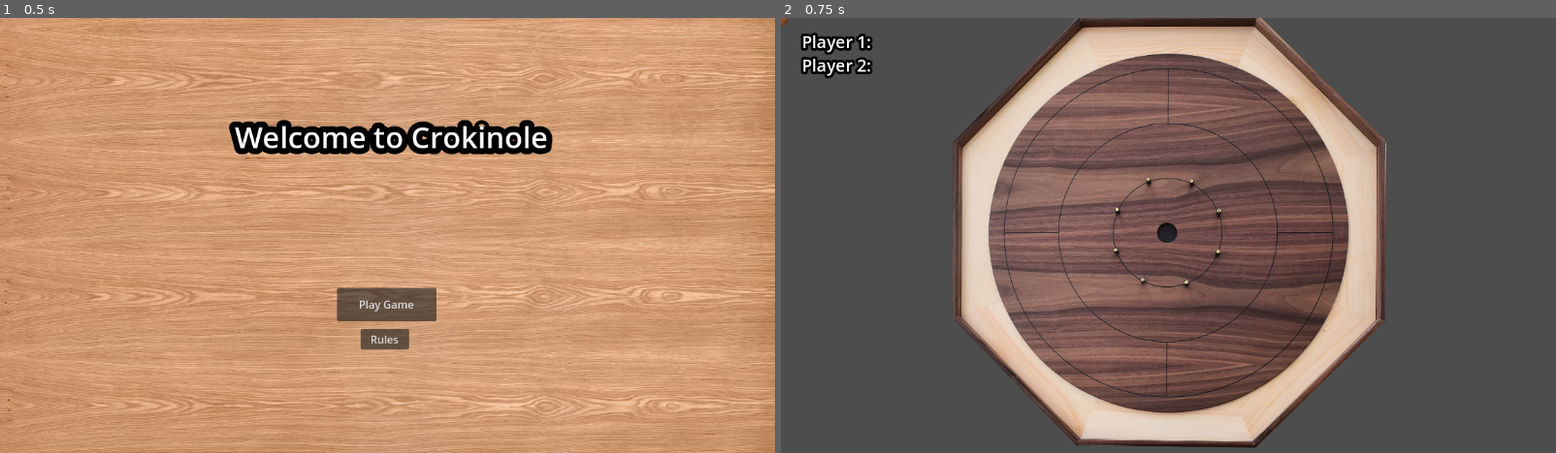
Above: before the commit, frames 1-2 (left to right).
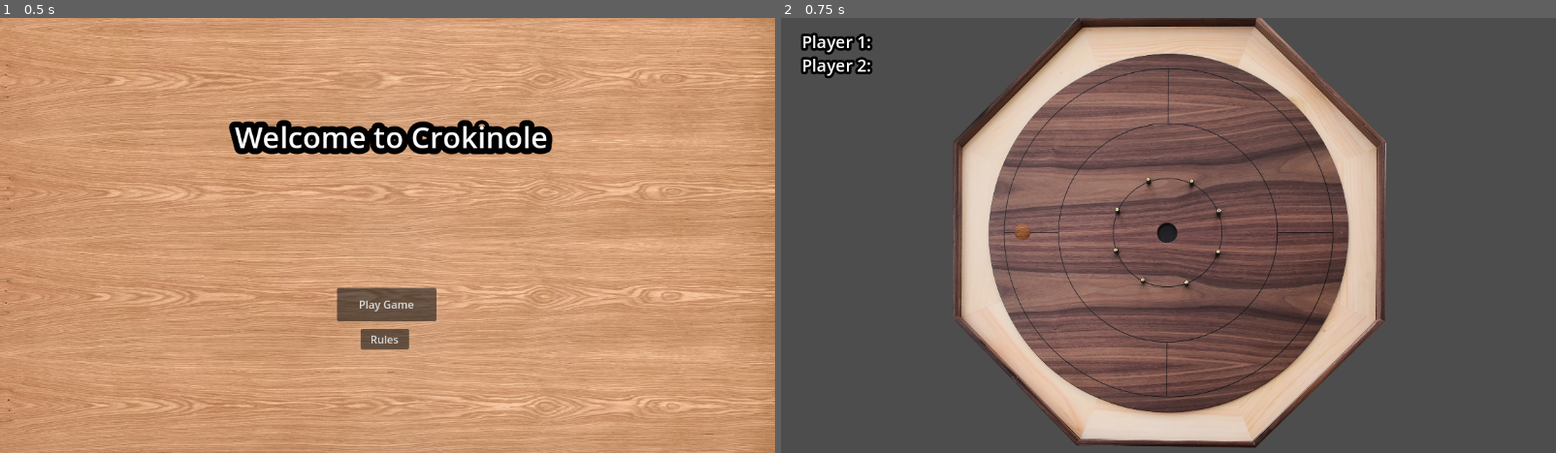
Above: after the commit, the same moments.

Repository: WadeCanavan/Crokinole
Game: Godot game, scene res://Scenes/Title.tscn
Same seed, same stepped clock (60 frames per second), same inputs: the game is played once before the commit and once after it.
Inputs:
- Up to frame 1 (0.5 s): no input
- Up to frame 2 (0.75 s): click "Play Game" at 0.5 s

Frame 1 is identical in both runs. In frame 2, less than 0.1% of the frame differs, in the area x 0-33%, y 0-52%.

Commit message:
bounds (may not work)

Diff:
--- a/Scenes/main.gd
+++ b/Scenes/main.gd
@@ -15,3 +15,9 @@
 	if (blackShotCount && whiteShotCount) == 12:
 		$Score.set_text = ("  Player 1: " + Global.woodPoints + "\n  Player 2: " + Global.blackPoints)
 	pass
+
+# Checks if disc is on board still
+func _boardCheck():
+	if !$disc.is_in_node($board):
+		queue_free()
+	pass
--- a/Scenes/main.tscn
+++ b/Scenes/main.tscn
@@ -8,6 +8,38 @@
 [sub_resource type="CircleShape2D" id="CircleShape2D_crb3j"]
 radius = 270.007
 
+[sub_resource type="SegmentShape2D" id="SegmentShape2D_7f78b"]
+a = Vector2(139, -130)
+b = Vector2(-46, 55)
+
+[sub_resource type="SegmentShape2D" id="SegmentShape2D_lh1mt"]
+a = Vector2(206, -11)
+b = Vector2(205, 244)
+
+[sub_resource type="SegmentShape2D" id="SegmentShape2D_i1co6"]
+a = Vector2(-11, -65)
+b = Vector2(168, 119)
+
+[sub_resource type="SegmentShape2D" id="SegmentShape2D_t5ryo"]
+a = Vector2(642, 430)
+b = Vector2(380, 426)
+
+[sub_resource type="SegmentShape2D" id="SegmentShape2D_lwdfa"]
+a = Vector2(639, 429)
+b = Vector2(826, 247)
+
+[sub_resource type="SegmentShape2D" id="SegmentShape2D_kbdtv"]
+a = Vector2(825, -15)
+b = Vector2(824, 252)
+
+[sub_resource type="SegmentShape2D" id="SegmentShape2D_ctrfe"]
+a = Vector2(827, -7)
+b = Vector2(641, -192)
+
+[sub_resource type="SegmentShape2D" id="SegmentShape2D_yxm4i"]
+a = Vector2(643, -191)
+b = Vector2(384, -190)
+
 [sub_resource type="CircleShape2D" id="CircleShape2D_4536c"]
 radius = 14.1421
 
@@ -27,6 +59,7 @@
 script = ExtResource("1_0gtyu")
 
 [node name="board" type="StaticBody2D" parent="."]
+collision_layer = 2
 
 [node name="CollisionShape2D" type="CollisionShape2D" parent="board"]
 visible = false
@@ -38,6 +71,35 @@
 scale = Vector2(0.337744, 0.344079)
 texture = ExtResource("1_cmi87")
 
+[node name="Wall" type="StaticBody2D" parent="board"]
+position = Vector2(62, 202)
+
+[node name="CollisionShape2D" type="CollisionShape2D" parent="board/Wall"]
+position = Vector2(252, -64)
+shape = SubResource("SegmentShape2D_7f78b")
+
+[node name="CollisionShape2D2" type="CollisionShape2D" parent="board/Wall"]
+shape = SubResource("SegmentShape2D_lh1mt")
+
+[node name="CollisionShape2D3" type="CollisionShape2D" parent="board/Wall"]
+position = Vector2(215, 308)
+shape = SubResource("SegmentShape2D_i1co6")
+
+[node name="CollisionShape2D4" type="CollisionShape2D" parent="board/Wall"]
+shape = SubResource("SegmentShape2D_t5ryo")
+
+[node name="CollisionShape2D5" type="CollisionShape2D" parent="board/Wall"]
+shape = SubResource("SegmentShape2D_lwdfa")
+
+[node name="CollisionShape2D6" type="CollisionShape2D" parent="board/Wall"]
+shape = SubResource("SegmentShape2D_kbdtv")
+
+[node name="CollisionShape2D7" type="CollisionShape2D" parent="board/Wall"]
+shape = SubResource("SegmentShape2D_ctrfe")
+
+[node name="CollisionShape2D8" type="CollisionShape2D" parent="board/Wall"]
+shape = SubResource("SegmentShape2D_yxm4i")
+
 [node name="Score Nodes" type="Node" parent="."]
 script = ExtResource("2_1mk02")
 
@@ -82,12 +144,14 @@
 [node name="Peggage" type="Node" parent="."]
 
 [node name="Peg 1" type="StaticBody2D" parent="Peggage"]
+visible = false
 position = Vector2(500, 287)
 
 [node name="CollisionShape2D" type="CollisionShape2D" parent="Peggage/Peg 1"]
 shape = SubResource("CircleShape2D_f24vr")
 
 [node name="Peg 2" type="StaticBody2D" parent="Peggage"]
+visible = false
 position = Vector2(499, 346)
 
 [node name="CollisionShape2D" type="CollisionShape2D" parent="Peggage/Peg 2"]
@@ -95,6 +159,7 @@
 shape = SubResource("CircleShape2D_f24vr")
 
 [node name="Peg 3" type="StaticBody2D" parent="Peggage"]
+visible = false
 position = Vector2(539, 390)
 
 [node name="CollisionShape2D" type="CollisionShape2D" parent="Peggage/Peg 3"]
@@ -102,6 +167,7 @@
 shape = SubResource("CircleShape2D_f24vr")
 
 [node name="Peg 4" type="StaticBody2D" parent="Peggage"]
+visible = false
 position = Vector2(603, 394)
 
 [node name="CollisionShape2D" type="CollisionShape2D" parent="Peggage/Peg 4"]
@@ -109,6 +175,7 @@
 shape = SubResource("CircleShape2D_f24vr")
 
 [node name="Peg 5" type="StaticBody2D" parent="Peggage"]
+visible = false
 position = Vector2(650, 348)
 
 [node name="CollisionShape2D" type="CollisionShape2D" parent="Peggage/Peg 5"]
@@ -116,6 +183,7 @@
 shape = SubResource("CircleShape2D_f24vr")
 
 [node name="Peg 6" type="StaticBody2D" parent="Peggage"]
+visible = false
 position = Vector2(651, 287)
 
 [node name="CollisionShape2D" type="CollisionShape2D" parent="Peggage/Peg 6"]
@@ -123,6 +191,7 @@
 shape = SubResource("CircleShape2D_f24vr")
 
 [node name="Peg 7" type="StaticBody2D" parent="Peggage"]
+visible = false
 position = Vector2(611, 246)
 
 [node name="CollisionShape2D" type="CollisionShape2D" parent="Peggage/Peg 7"]
@@ -130,6 +199,7 @@
 shape = SubResource("CircleShape2D_f24vr")
 
 [node name="Peg 8" type="StaticBody2D" parent="Peggage"]
+visible = false
 position = Vector2(547, 244)
 
 [node name="CollisionShape2D" type="CollisionShape2D" parent="Peggage/Peg 8"]
@@ -137,7 +207,7 @@
 shape = SubResource("CircleShape2D_f24vr")
 
 [node name="disc" parent="." instance=ExtResource("2_ejfwc")]
-position = Vector2(-1, 0)
+position = Vector2(359, 319)
 
 [node name="Score Box" type="Node" parent="."]
 
Not shown: 1 places in Scenes/main.tscn that only renumber resources
